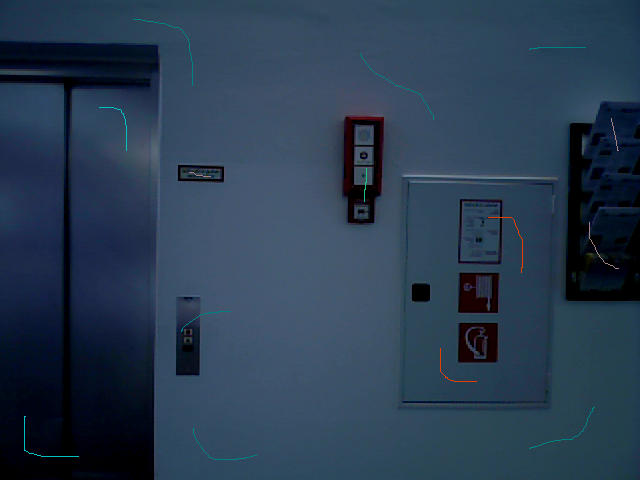
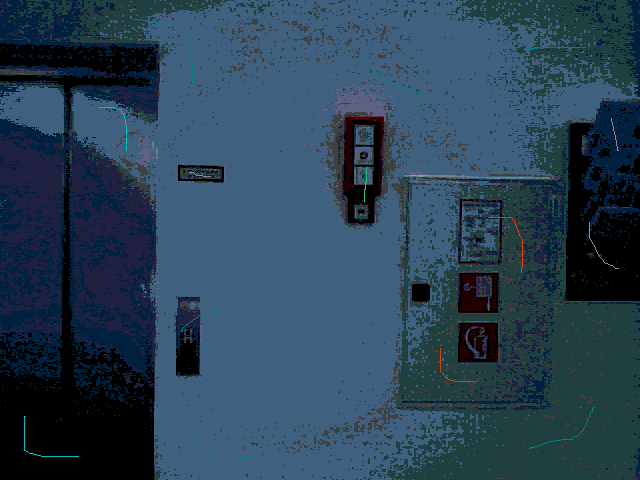
Two versions of the same layered image (640px x 480px). Layer-by-layer changes:
painted on "19_randomLow.png" over [0, 0, 640, 480]
